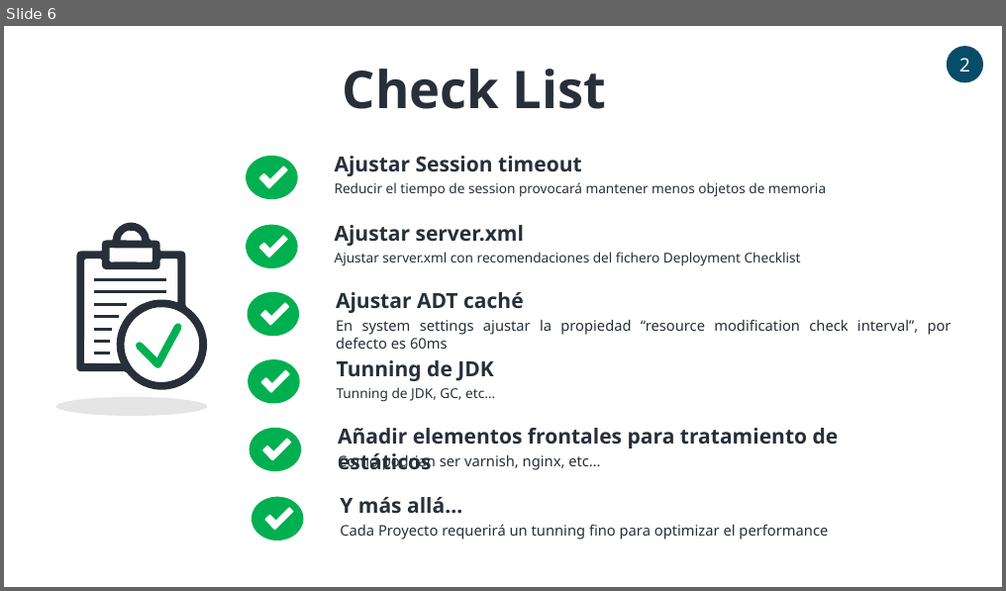
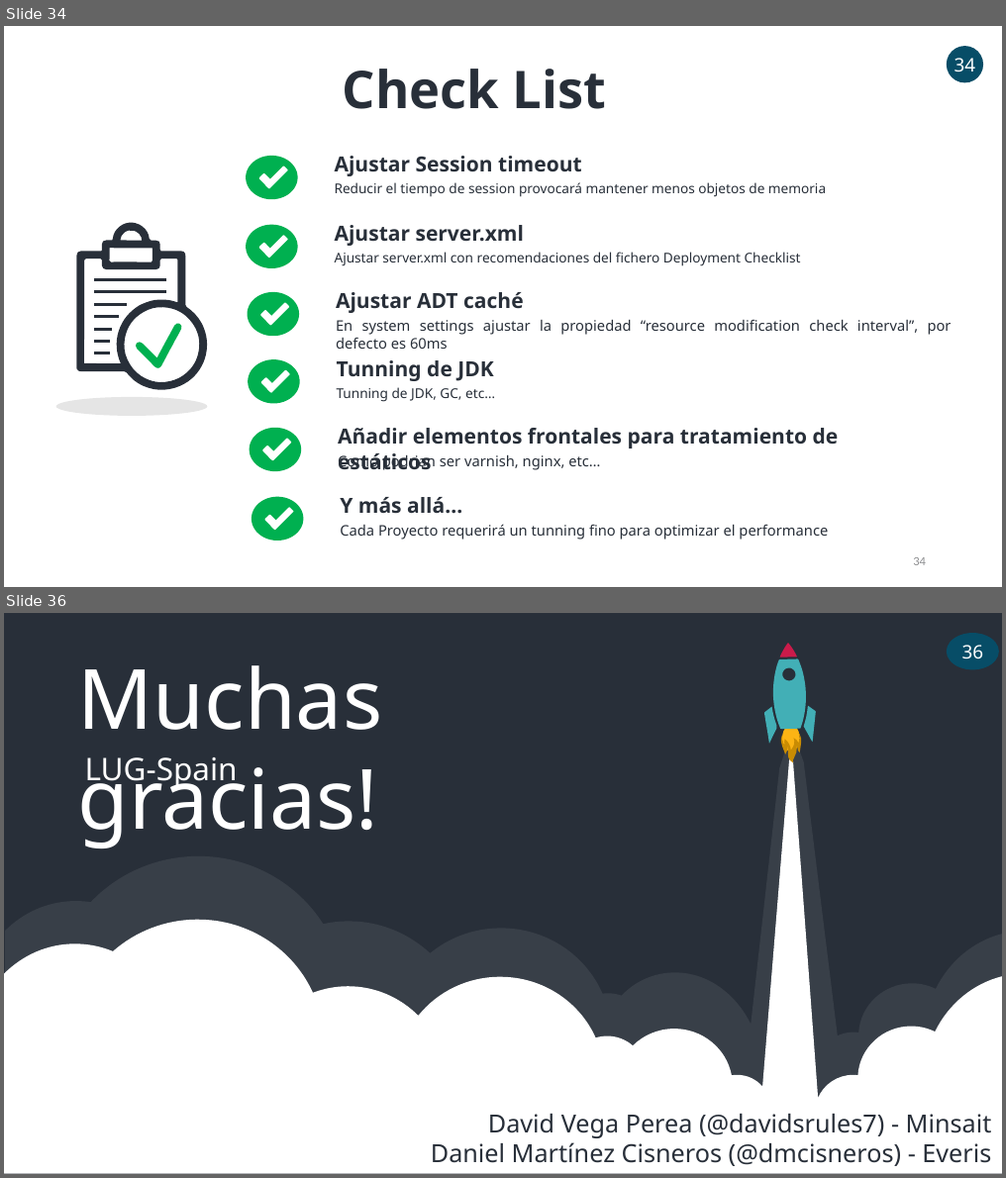
Before and after one commit to dmcisneros/formacion_lug_pruebas_carga, a slide deck: ppt/slides.pptx. Shown one above the other, each under a label of ours: slide 6 before the commit, slides 34 and 36 after it; the slides between them are not shown. The pictures are 1006x591 and 1006x1178 pixels, drawn with LibreOffice and Linux fonts; fonts in the diff are those of the drawing. Boxes give left, top, right and bottom in pixels: in the first picture for what was removed or moved away, otherwise in the second. Text is boxed around its words. In the diff, an @@ line names an element or a change of style, - is before the commit and + after.

```diff
--- a/ppt/slides.pptx
+++ b/ppt/slides.pptx
@@ slide 36 added at box(4, 613, 1002, 1174), background #282F39 @@
@@ ellipse added at box(946, 633, 999, 669), fill #074D67, 18 pt, text #FFFFFF @@
+36
@@ text added at box(78, 665, 383, 849), 80 pt, text #FFFFFF @@
+Muchas gracias!
@@ group added at box(764, 643, 816, 762): 5 freeform shapes, 2 ellipses @@
@@ freeform shape added at box(5, 730, 1002, 1174), fill #FFFFFF at 8% opacity @@
@@ freeform shape added at box(4, 736, 1002, 1174), fill #FFFFFF @@
@@ text added at box(85, 758, 238, 789), 30 pt, text #FFFFFF @@
+LUG-Spain
@@ text added at box(431, 1114, 992, 1166), 24 pt, text #282F39 @@
+David Vega Perea (@davidsrules7) - Minsait
+Daniel Martínez Cisneros (@dmcisneros) - Everis
@@ what was slide 6 is now slide 34 @@
@@ slide 34 changed as well @@
@@ text in ellipse at box(954, 58, 976, 72): text changed @@
-2
+34
@@ page number added at box(913, 558, 926, 566), 12 pt, text #8E8F91 @@
+34
```
Also in this commit, not shown: 5 other slides changed, 29 other slides added.
